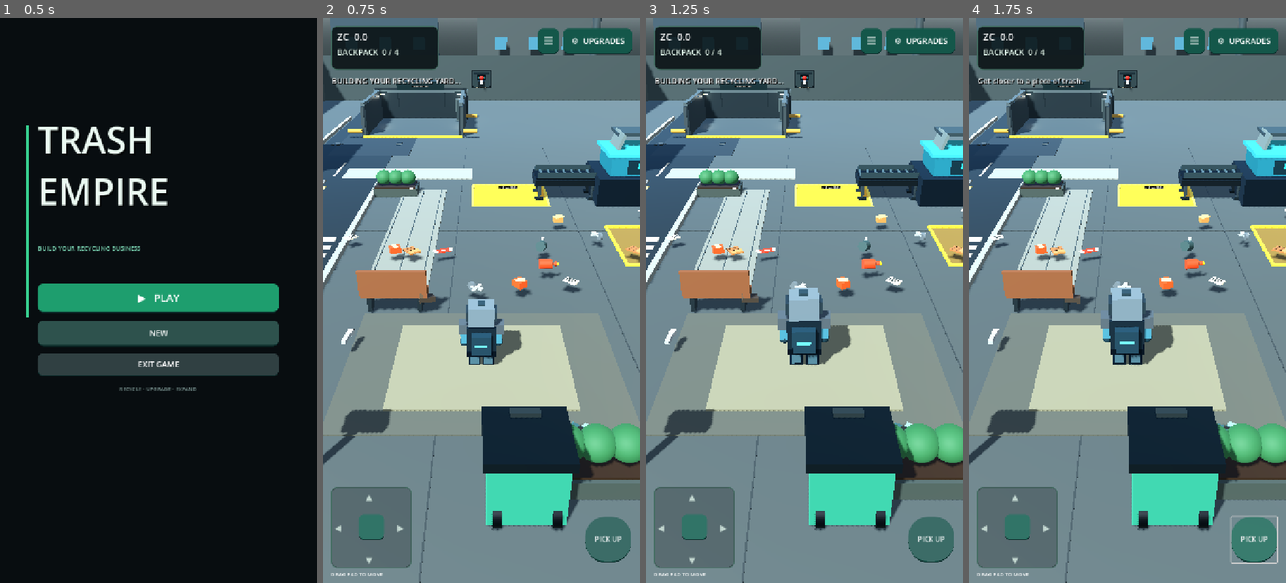
Above: before the commit, frames 1-4 (left to right).
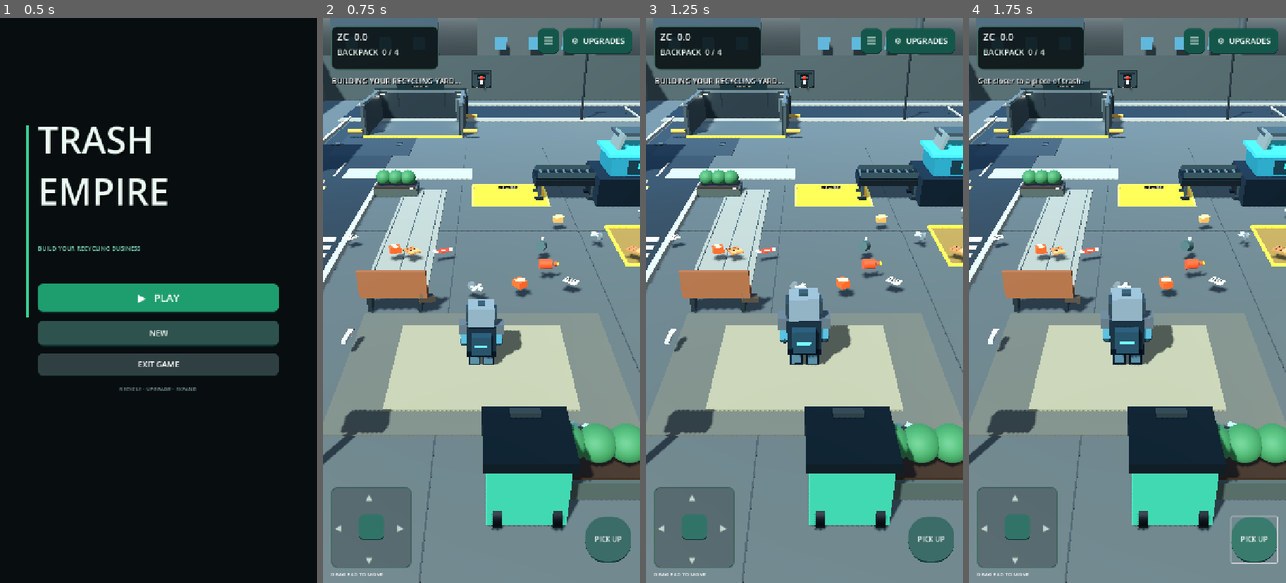
Above: after the commit, the same moments.

Repository: zekainstabot/trash-empire
Game: Godot game, scene res://Scenes/Main.tscn
Same seed, same stepped clock (60 frames per second), same inputs: the game is played once before the commit and once after it.
Inputs:
- Up to frame 1 (0.5 s): no input
- Up to frame 2 (0.75 s): click "▶ PLAY" at 0.5 s
- Up to frame 3 (1.25 s): no input
- Up to frame 4 (1.75 s): click "PICK UP" at 1.25 s

Frame 1 is identical in both runs. In frame 2, 2.1% of the frame differs, in the area x 4-100%, y 6-19%; in frame 3, 2.1%; in frame 4, 2.1%.

Commit message:
Build connected streets and alleys where district walls were removed

Diff:
--- a/Scripts/main.gd
+++ b/Scripts/main.gd
@@ -285,6 +285,7 @@
 	_build_first_district_details()
 	_build_yard_environment_details()
 	_build_random_residential_blocks()
+	_build_connected_city_streets()
 	_build_city_polish()
 	_build_city_pedestrians()
 	_build_commercial_district()
@@ -293,6 +294,35 @@
 	refill_world_button.rotation_degrees.y = 90.0
 	_build_factory_expansion()
 	_refresh_factory_upgrade_button()
+
+
+func _build_connected_city_streets() -> void:
+	# Replace the removed district boundary walls with a continuous street grid.
+	# All road surfaces are decorative and non-colliding; the city stays walkable.
+	var asphalt := Color(0.14, 0.17, 0.18)
+	var curb := Color(0.53, 0.54, 0.50)
+	var sidewalk := Color(0.47, 0.48, 0.44)
+	# Two continuous cross-town streets run through the former front/back wall lines.
+	for street_z in [-29.0, 29.0]:
+		_box("CrossTownStreet", Vector3(48.0, 0.022, street_z), Vector3(119.0, 0.045, 5.8), asphalt, false)
+		_box("CrossTownSidewalk", Vector3(48.0, 0.055, street_z - 3.55), Vector3(119.0, 0.11, 1.25), sidewalk, false)
+		_box("CrossTownSidewalk", Vector3(48.0, 0.055, street_z + 3.55), Vector3(119.0, 0.11, 1.25), sidewalk, false)
+		for dash_x in range(-8, 109, 8):
+			_box("CrossTownRoadMarking", Vector3(float(dash_x), 0.052, street_z), Vector3(3.0, 0.012, 0.12), Color(0.88, 0.81, 0.62), false)
+	# Side streets join the central avenue to both cross-town roads, creating real alleys.
+	for street_x in [16.0, 48.0, 80.0, 104.0]:
+		_box("NeighborhoodConnectorRoad", Vector3(street_x, 0.025, 0.0), Vector3(5.2, 0.05, 62.0), asphalt, false)
+		for edge_x in [street_x - 3.0, street_x + 3.0]:
+			_box("ConnectorCurb", Vector3(edge_x, 0.075, 0.0), Vector3(0.18, 0.15, 62.0), curb, false)
+		for dash_z in range(-25, 26, 8):
+			_box("ConnectorRoadMarking", Vector3(street_x, 0.055, float(dash_z)), Vector3(0.12, 0.012, 3.0), Color(0.88, 0.81, 0.62), false)
+	# Small paved junction aprons blend the intersections into the existing avenues.
+	for street_x in [16.0, 48.0, 80.0, 104.0]:
+		for street_z in [-29.0, 0.0, 29.0]:
+			_box("StreetJunctionApron", Vector3(street_x, 0.031, street_z), Vector3(7.2, 0.055, 7.2), asphalt, false)
+	# Restore grounded street furniture at the former wall lines instead of leaving wall-mounted pieces suspended.
+	for lamp in [Vector3(8.0, 0.0, -25.0), Vector3(40.0, 0.0, -25.0), Vector3(72.0, 0.0, -25.0), Vector3(104.0, 0.0, -25.0), Vector3(24.0, 0.0, 25.0), Vector3(56.0, 0.0, 25.0), Vector3(88.0, 0.0, 25.0)]:
+		_make_lamp(lamp)
 
 
 func _build_random_residential_blocks() -> void:
